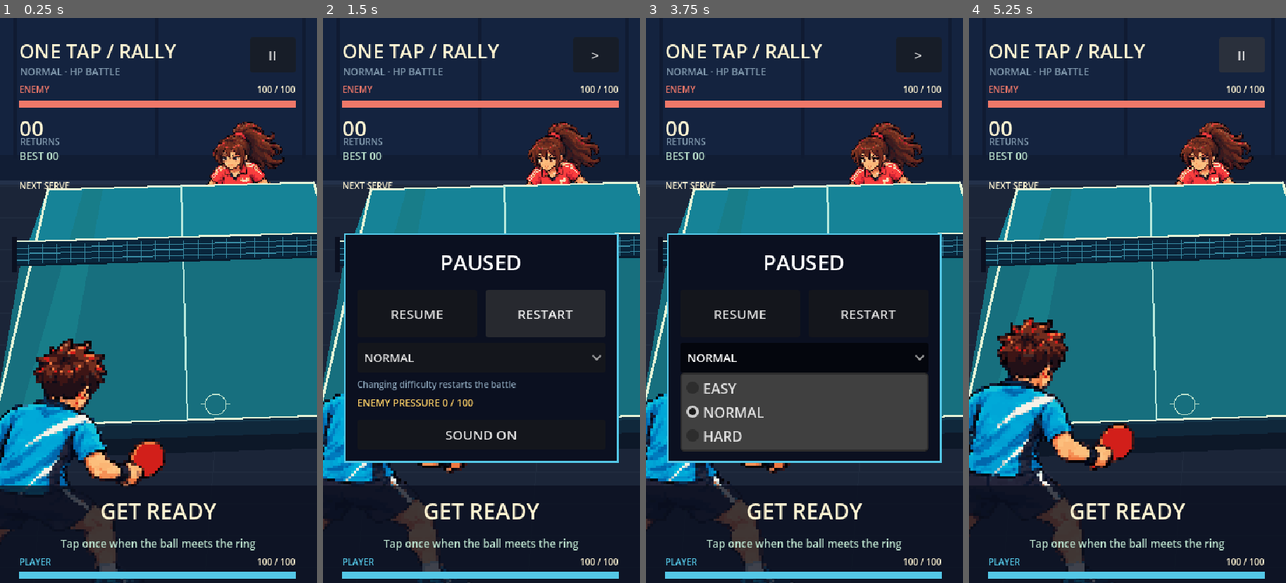
Above: before the commit, frames 1-4 (left to right).
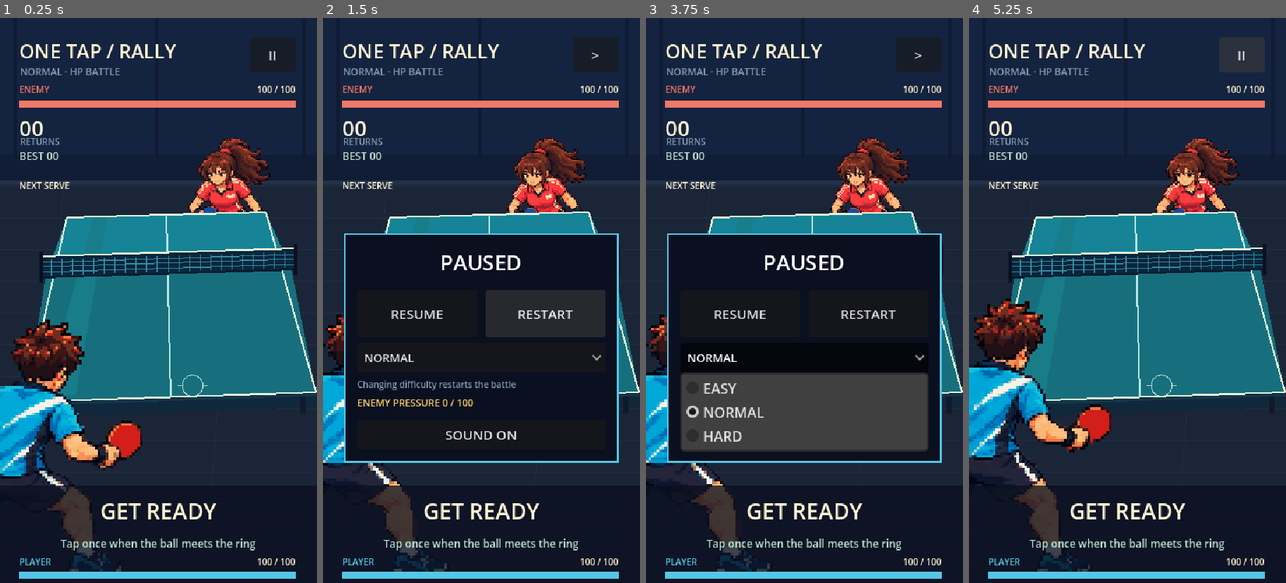
Above: after the commit, the same moments.

Repository: gy-kim-debug/project-table-tennis-battle
Game: Godot game, scene res://scenes/battle/battle.tscn
Same seed, same stepped clock (60 frames per second), same inputs: the game is played once before the commit and once after it.
Inputs:
- Up to frame 1 (0.25 s): no input
- Up to frame 2 (1.5 s): click "II" at 0.5 s; click "RESTART" at 1.25 s
- Up to frame 3 (3.75 s): click "RESTART" at 2 s; click "RESTART" at 2.75 s; click "NORMAL" at 3.5 s
- Up to frame 4 (5.25 s): click "NORMAL" at 4.25 s; click ">" at 5 s

The runs differ from the first frame. In frame 1, 28% of the frame differs, in the area x 0-100%, y 18-100%; in frame 2, 13%; in frame 3, 13%; in frame 4, 27%.

Commit message:
Shrink court and prepare layered character rendering

Diff:
--- a/assets/table/layout.json
+++ b/assets/table/layout.json
@@ -10,5 +10,7 @@
   "player_character": "player",
   "enemy_character": "enemy",
   "player_scale": 3,
-  "enemy_scale": 1.55
+  "enemy_scale": 1.55,
+  "court_scale": [0.75, 0.78],
+  "court_offset": [35, 75]
 }
--- a/resources/patterns/basic_return.tres
+++ b/resources/patterns/basic_return.tres
@@ -9,7 +9,7 @@
 incoming_seconds = 1.25
 return_seconds = 0.85
 bounce_fraction = 0.62
-start_point = Vector3(0, 0, 16)
+start_point = Vector3(0, 0, 40)
 hit_point = Vector3(0.15, 1, 16)
 arc_height = 34.0
 pattern_difficulty = 10.0
--- a/resources/patterns/fast_smash.tres
+++ b/resources/patterns/fast_smash.tres
@@ -9,7 +9,7 @@
 incoming_seconds = 0.7
 return_seconds = 0.65
 bounce_fraction = 0.72
-start_point = Vector3(0, 0, 16)
+start_point = Vector3(0, 0, 40)
 hit_point = Vector3(0.15, 1, 16)
 arc_height = 12.0
 pattern_difficulty = 85.0
--- a/resources/patterns/high_lob.tres
+++ b/resources/patterns/high_lob.tres
@@ -9,7 +9,7 @@
 incoming_seconds = 1.75
 return_seconds = 0.95
 bounce_fraction = 0.55
-start_point = Vector3(0, 0, 16)
+start_point = Vector3(0, 0, 40)
 hit_point = Vector3(0.15, 1, 16)
 arc_height = 80.0
 pattern_difficulty = 30.0
--- a/resources/patterns/low_drive.tres
+++ b/resources/patterns/low_drive.tres
@@ -9,7 +9,7 @@
 incoming_seconds = 0.9
 return_seconds = 0.7
 bounce_fraction = 0.7
-start_point = Vector3(0, 0, 16)
+start_point = Vector3(0, 0, 40)
 hit_point = Vector3(0.15, 1, 16)
 arc_height = 8.0
 pattern_difficulty = 65.0
--- a/resources/patterns/tempo_change.tres
+++ b/resources/patterns/tempo_change.tres
@@ -9,7 +9,7 @@
 incoming_seconds = 1.95
 return_seconds = 0.85
 bounce_fraction = 0.68
-start_point = Vector3(0, 0, 16)
+start_point = Vector3(0, 0, 40)
 hit_point = Vector3(0.15, 1, 16)
 arc_height = 26.0
 pattern_difficulty = 55.0
--- a/scripts/core/pattern_data.gd
+++ b/scripts/core/pattern_data.gd
@@ -9,7 +9,7 @@
 @export_range(0.3, 5.0) var incoming_seconds: float = 1.25
 @export_range(0.3, 5.0) var return_seconds: float = 0.85
 @export_range(0.1, 0.9) var bounce_fraction: float = 0.62
-@export var start_point: Vector3 = Vector3(0.0, 0.0, 16.0)
+@export var start_point: Vector3 = Vector3(0.0, 0.0, 40.0)
 @export var hit_point: Vector3 = Vector3(0.15, 1.0, 16.0)
 @export var arc_height: float = 34.0
 
--- a/scripts/presentation/character_animator.gd
+++ b/scripts/presentation/character_animator.gd
@@ -2,6 +2,7 @@
 
 # Presentation-only: frame selection follows the same paused game clock as the ball.
 var frames: SpriteFrames
+var front_frames: SpriteFrames
 var pivot: Vector2 = Vector2(64, 116)
 var racket_contact: Vector2 = Vector2(112, 52)
 var contact_frame: int = 3
@@ -11,10 +12,27 @@
 var hold_last: bool = false
 
 func configure(role: String) -> bool:
-	var path: String = "res://assets/characters/%s/frames.tres" % role
-	if not ResourceLoader.exists(path):
+	var root: String = "res://assets/characters/%s/" % role
+	var whole_path: String = root + "frames.tres"
+	var back_path: String = root + "body_back.tres"
+	var front_path: String = root + "arm_front.tres"
+	if not ResourceLoader.exists(whole_path) and not ResourceLoader.exists(back_path):
 		return false
-	frames = load(path) as SpriteFrames
+	frames = load(whole_path) as SpriteFrames if ResourceLoader.exists(whole_path) else null
+	front_frames = null
+	if ResourceLoader.exists(back_path) and ResourceLoader.exists(front_path):
+		var fallback: SpriteFrames = frames
+		frames = load(back_path) as SpriteFrames
+		var candidate: SpriteFrames = load(front_path) as SpriteFrames
+		if _matching_layer(candidate):
+			front_frames = candidate
+		else:
+			frames = fallback
+			push_warning("Ignored incompatible front-arm frames: " + front_path)
+	elif ResourceLoader.exists(back_path):
+		push_warning("Ignored body-back frames without an arm-front layer: " + back_path)
+	elif ResourceLoader.exists(front_path):
+		push_warning("Ignored arm-front frames without a body-back layer: " + front_path)
 	var metadata_path: String = "res://assets/characters/%s/manifest.json" % role
 	if FileAccess.file_exists(metadata_path):
 		var metadata: Variant = JSON.parse_string(FileAccess.get_file_as_string(metadata_path))
@@ -28,6 +46,20 @@
 
 func available() -> bool:
 	return frames != null and frames.has_animation(&"idle") and frames.has_animation(&"swing") and frames.has_animation(&"miss")
+
+func _matching_layer(candidate: SpriteFrames) -> bool:
+	if candidate == null or not available():
+		return false
+	for name in [&"idle", &"swing", &"miss"]:
+		if not candidate.has_animation(name) or candidate.get_frame_count(name) != frames.get_frame_count(name) or not is_equal_approx(candidate.get_animation_speed(name), frames.get_animation_speed(name)) or candidate.get_animation_loop(name) != frames.get_animation_loop(name):
+			return false
+		for frame in range(frames.get_frame_count(name)):
+			if not is_equal_approx(candidate.get_frame_duration(name, frame), frames.get_frame_duration(name, frame)):
+				return false
+	return true
+
+func has_front_layer() -> bool:
+	return front_frames != null
 
 func reset() -> void:
 	animation = &"idle"
@@ -78,3 +110,9 @@
 		return null
 	var index: int = index_at(now)
 	return frames.get_frame_texture(animation, index)
+
+func front_texture_at(now: float) -> Texture2D:
+	if not has_front_layer():
+		return null
+	var index: int = index_at(now)
+	return front_frames.get_frame_texture(animation, index)
--- a/scripts/presentation/court_view.gd
+++ b/scripts/presentation/court_view.gd
@@ -3,8 +3,6 @@
 const Animator = preload("res://scripts/presentation/character_animator.gd")
 const Rally = preload("res://scripts/core/rally_manager.gd")
 const BACKGROUND = preload("res://assets/backgrounds/background_main.png")
-const TABLE = preload("res://assets/table/table_main.png")
-const NET = preload("res://assets/table/table_net.png")
 const BALL = preload("res://assets/ball/ball_main.png")
 const SHADOW = preload("res://assets/ball/ball_shadow.png")
 const INK = Color("0b1020")
@@ -46,7 +44,16 @@
 	var center_y: float = lerpf(float(far[1]), float(near[1]), pow(depth, float(layout["depth_power"])))
 	var half_width: float = lerpf(float(layout["far_half_width"]), float(layout["near_half_width"]), depth)
 	var skew: float = lerpf(float(layout["far_skew"]), float(layout["near_skew"]), depth)
-	return Vector2(center_x + point.x * half_width, center_y + point.x * skew - (0.0 if ground else point.z))
+	var court_position: Vector2 = Vector2(center_x + point.x * half_width, center_y + point.x * skew - (0.0 if ground else point.z))
+	return _court_offset() + court_position * _court_scale()
+
+func _court_scale() -> Vector2:
+	var value: Array = layout["court_scale"]
+	return Vector2(float(value[0]), float(value[1]))
+
+func _court_offset() -> Vector2:
+	var value: Array = layout["court_offset"]
+	return Vector2(float(value[0]), float(value[1]))
 
 func _ready() -> void:
 	layout = JSON.parse_string(FileAccess.get_file_as_string("res://assets/table/layout.json"))
@@ -96,11 +103,12 @@
 	# The opponent stands behind the table. The table surface masks their lower
 	# body at its actual projected far edge; sprite sheets need no screen-y crop.
 	_character(_anchor(false), false, time_seconds - enemy_swing_at < 0.22)
-	draw_texture(TABLE, Vector2.ZERO)
+	_draw_table()
+	_character_front(_anchor(false), false)
 	if show_ball and ball.y < float(layout["net_depth"]):
 		_draw_trail()
 		_draw_ball()
-	draw_texture(NET, Vector2.ZERO)
+	_draw_net()
 	var hit: Vector2 = project_point(Vector3(0.15, 1, 16))
 	# A quiet fixed contact marker teaches timing without another control.
 	draw_arc(hit, 12, 0, TAU, 16, Color("b9dfcb"), 1, false)
@@ -110,6 +118,7 @@
 		var r: float = 3.0 + (time_seconds - bounce_at) * 45.0
 		draw_arc(bounce_position, r, 0, TAU, 12, Color("fff4d2"), 1)
 	_character(_anchor(true), true, time_seconds - swing_at < 0.22)
+	_character_front(_anchor(true), true)
 	if show_ball and ball.y >= float(layout["net_depth"]):
 		_draw_trail()
 		_draw_ball()
@@ -120,6 +129,52 @@
 	# A quiet HUD strip lets the lower HP read over the foreground player.
 	draw_rect(Rect2(0, 530, 360, 110), Color(0.043, 0.063, 0.125, 0.78))
 
+func _court_point(x: float, depth: float) -> Vector2:
+	return project_point(Vector3(x, depth, 0)).round()
+
+func _quad(a: Vector2, b: Vector2, c: Vector2, d: Vector2, color: Color) -> void:
+	draw_colored_polygon(PackedVector2Array([a, b, c, d]), color)
+
+func _draw_table() -> void:
+	var far_left: Vector2 = _court_point(-1.0, 0.0)
+	var far_right: Vector2 = _court_point(1.0, 0.0)
+	var near_left: Vector2 = _court_point(-1.0, 1.0)
+	var near_right: Vector2 = _court_point(1.0, 1.0)
+	# Geometry and moving ball share the same projection. The opaque surface
+	# occludes the opponent exactly at the far edge, at any court scale.
+	_quad(far_left, far_right, near_right, near_left, Color("0b1322"))
+	_quad(near_left, near_right, near_right + Vector2(0, 17), near_left + Vector2(0, 17), Color("10283b"))
+	for x in [-0.93, 0.93]:
+		var leg: Vector2 = _court_point(x, 0.94)
+		draw_rect(Rect2(leg + Vector2(-3, 5), Vector2(6, 38)), Color("101a2c"))
+	_quad(far_left, far_right, near_right, near_left, Color("146d7a"))
+	_quad(far_left, far_right, _court_point(1.0, 0.5), _court_point(-1.0, 0.5), Color("168397"))
+	_quad(_court_point(-1.0, 0.5), _court_point(1.0, 0.5), near_right, near_left, Color("176f7e"))
+	_quad(_court_point(-0.72, 0.03), _court_point(-0.58, 0.03), _court_point(-0.66, 0.98), _court_point(-0.87, 0.98), Color("187d89"))
+	for edge in [[far_left, far_right], [far_right, near_right], [near_right, near_left], [near_left, far_left]]:
+		draw_line(edge[0], edge[1], Color("e4f3d7"), 2.0, false)
+	draw_line(_court_point(0.0, 0.0), _court_point(0.0, 1.0), Color("b8e8dc"), 2.0, false)
+	draw_line(near_left + Vector2(0, 3), near_right + Vector2(0, 3), Color("14364b"), 3.0, false)
+
+func _draw_net() -> void:
+	var depth: float = float(layout["net_depth"])
+	var left: Vector2 = _court_point(-1.04, depth)
+	var right: Vector2 = _court_point(1.04, depth)
+	var top_left: Vector2 = left - Vector2(0, 24)
+	var top_right: Vector2 = right - Vector2(0, 24)
+	_quad(top_left, top_right, right, left, Color("09263c"))
+	for index in range(25):
+		var t: float = float(index) / 24.0
+		var top: Vector2 = top_left.lerp(top_right, t).round()
+		var bottom: Vector2 = left.lerp(right, t).round()
+		draw_line(top + Vector2(0, 4), bottom - Vector2(0, 2), Color("388ba3"), 1.0, false)
+	for fraction in [0.28, 0.52, 0.76]:
+		draw_line(top_left.lerp(left, fraction).round(), top_right.lerp(right, fraction).round(), Color("388ba3"), 1.0, false)
+	draw_line(top_left, top_right, Color("e4f3d7"), 2.0, false)
+	draw_line(left, right, Color("081b2d"), 2.0, false)
+	draw_line(top_left - Vector2(0, 5), left + Vector2(0, 6), INK, 4.0, false)
+	draw_line(top_right - Vector2(0, 5), right + Vector2(0, 6), INK, 4.0, false)
+
 func _draw_trail() -> void:
 	for index in range(trail_points.size()):
 		var size: float = float(4 - index)
@@ -176,17 +231,7 @@
 		color = Color("fff4d2")
 	var actor: RefCounted = player_actor if player else enemy_actor
 	if actor.available():
-		var tint: Color = Color("ff9380") if time_seconds - hit_at < 0.25 and int((time_seconds - hit_at) * 30.0) % 2 == 0 else Color.WHITE
-		if winner_side >= 0 and (0 if player else 1) != winner_side:
-			tint = Color(0.55, 0.62, 0.72)
-		if time_seconds - hit_at < 0.25:
-			feet.x += 4.0 if int((time_seconds - hit_at) * 30.0) % 2 == 0 else -4.0
-		var scale_factor: float = float(layout["player_scale"] if player else layout["enemy_scale"])
-		var top_left: Vector2 = (feet - actor.pivot * scale_factor).round()
-		if player:
-			draw_texture_rect(actor.texture_at(time_seconds), Rect2(top_left, Vector2.ONE * 128.0 * scale_factor), false, tint)
-		else:
-			draw_texture_rect(actor.texture_at(time_seconds), Rect2(top_left, Vector2.ONE * 128.0 * scale_factor), false, tint)
+		_draw_character_texture(feet, player, actor.texture_at(time_seconds))
 		return
 	draw_rect(Rect2(feet + Vector2(-19, -2), Vector2(38, 6)), INK)
 	draw_rect(Rect2(feet + Vector2(-14, -20), Vector2(11, 20)), Color("26344b"))
@@ -207,6 +252,25 @@
 	draw_rect(Rect2(hand + Vector2(6, -22), Vector2(17, 17)), INK)
 	draw_rect(Rect2(hand + Vector2(8, -20), Vector2(13, 13)), Color("ef7869") if player else Color("54c7e6"))
 
+func _character_front(feet: Vector2, player: bool) -> void:
+	var actor: RefCounted = player_actor if player else enemy_actor
+	if actor.has_front_layer():
+		_draw_character_texture(feet, player, actor.front_texture_at(time_seconds))
+
+func _draw_character_texture(feet: Vector2, player: bool, texture: Texture2D) -> void:
+	if texture == null:
+		return
+	var actor: RefCounted = player_actor if player else enemy_actor
+	var hit_at: float = player_hit_at if player else enemy_hit_at
+	var tint: Color = Color("ff9380") if time_seconds - hit_at < 0.25 and int((time_seconds - hit_at) * 30.0) % 2 == 0 else Color.WHITE
+	if winner_side >= 0 and (0 if player else 1) != winner_side:
+		tint = Color(0.55, 0.62, 0.72)
+	if time_seconds - hit_at < 0.25:
+		feet.x += 4.0 if int((time_seconds - hit_at) * 30.0) % 2 == 0 else -4.0
+	var scale_factor: float = float(layout["player_scale"] if player else layout["enemy_scale"])
+	var top_left: Vector2 = (feet - actor.pivot * scale_factor).round()
+	draw_texture_rect(texture, Rect2(top_left, Vector2.ONE * 128.0 * scale_factor), false, tint)
+
 func show_damage(side: int, amount: int, now: float) -> void:
 	if side == 0:
 		player_hit_at = now
--- a/tests/character_render_smoke.gd
+++ b/tests/character_render_smoke.gd
@@ -2,7 +2,6 @@
 
 const Scene = preload("res://scenes/battle/battle.tscn")
 const Fixture = preload("res://tests/fixtures/defense_ai.gd")
-const TABLE = preload("res://assets/table/table_main.png")
 var battle: Node
 var output: String = "user://character-smoke"
 
@@ -48,10 +47,28 @@
 	await capture("character-idle")
 	# The opaque table surface must hide the opponent's lower body. Previously
 	# a fixed y=208 crop left red sprite pixels on top of this surface.
-	var cover_point: Vector2i = Vector2i(250, 205)
+	var cover_point: Vector2i = Vector2i(250, 235)
 	var rendered: Color = root.get_texture().get_image().get_pixelv(cover_point)
-	var table_color: Color = TABLE.get_image().get_pixelv(cover_point)
-	assert(rendered.is_equal_approx(table_color))
+	assert(rendered.is_equal_approx(Color("168397")))
+	var front: SpriteFrames = SpriteFrames.new()
+	front.remove_animation(&"default")
+	for entry in [[&"idle", 4, 4.0], [&"swing", 6, 20.0], [&"miss", 4, 10.0]]:
+		front.add_animation(entry[0])
+		front.set_animation_speed(entry[0], entry[2])
+		for frame in range(entry[1]):
+			var layer_image: Image = Image.create_empty(128, 128, false, Image.FORMAT_RGBA8)
+			layer_image.fill(Color.TRANSPARENT)
+			layer_image.fill_rect(Rect2i(31, 80, 6, 6), Color("54c7e6"))
+			front.add_frame(entry[0], ImageTexture.create_from_image(layer_image))
+	battle.court.enemy_actor.front_frames = front
+	battle.court.queue_redraw()
+	await RenderingServer.frame_post_draw
+	var arm_scale: float = float(battle.court.layout["enemy_scale"])
+	var arm_top_left: Vector2 = (battle.court._anchor(false) - battle.court.enemy_actor.pivot * arm_scale).round()
+	var arm_sample: Vector2i = Vector2i((arm_top_left + Vector2(34, 83) * arm_scale).round())
+	assert(root.get_texture().get_image().get_pixelv(arm_sample).is_equal_approx(Color("54c7e6")))
+	battle.court.enemy_actor.front_frames = null
+	battle.court.queue_redraw()
 	await at_time(start + 800000)
 	var target: int = battle.rally.target_us
 	await at_time(target - 120000)
@@ -64,7 +81,7 @@
 	var contact: Vector2 = battle.court._anchor(true) + (battle.court.player_actor.racket_contact - battle.court.player_actor.pivot) * scale_factor
 	assert(contact.distance_to(battle.court.player_contact) < 0.001)
 	assert(battle.court.project_point(Vector3(-1, 0, 0)).y < battle.court.project_point(Vector3(-1, 1, 0)).y)
-	assert(battle.court.project_point(Vector3(-1, 1, 0)).x < 0.0)
+	assert(battle.court.project_point(Vector3(-1, 1, 0)).x > 0.0)
 	assert(battle.court.player_contact.x > battle.court.project_point(Vector3(0, 1, 0)).x)
 	await capture("character-contact")
 	await at_time(target + 100000)
--- a/tests/character_tests.gd
+++ b/tests/character_tests.gd
@@ -14,8 +14,12 @@
 			frames.add_frame(entry[0], ImageTexture.create_from_image(image))
 	var actor: RefCounted = Animator.new()
 	actor.frames = frames
+	check.call(not actor.has_front_layer(), "legacy whole-character frames work without a front-arm layer")
+	actor.front_frames = frames
+	check.call(actor.has_front_layer() and actor.front_texture_at(0.5) == frames.get_frame_texture(&"idle", 2), "optional front arm uses the same idle frame")
 	check.call(actor.index_at(0.0) == 0 and actor.index_at(0.5) == 2, "idle animation advances with game time")
 	actor.swing_at(1.0)
+	check.call(actor.front_texture_at(1.0) == frames.get_frame_texture(&"swing", 3), "front arm shares logical swing contact frame")
 	check.call(actor.index_at(0.85) == 0, "swing begins before contact")
 	check.call(actor.index_at(1.0) == 3, "swing contact pose matches logical contact time")
 	var frozen: int = actor.index_at(1.05)
--- a/tests/run_tests.gd
+++ b/tests/run_tests.gd
@@ -272,8 +272,8 @@
 	var near_left: Vector2 = battle.court.project_point(Vector3(-1, 1, 0))
 	var near_right: Vector2 = battle.court.project_point(Vector3(1, 1, 0))
 	check(far_left.x > 0 and far_right.x < 360, "far table edge fits behind opponent")
-	check(near_left.x < 0 and near_right.x > 360, "near table edge fills portrait width")
-	check(near_left.y > far_left.y + 250, "rear view gives the table visible depth")
+	check(near_left.x > 20 and near_left.x < 50 and near_right.x > 340 and near_right.x <= 360, "smaller near table fits inside portrait width")
+	check(near_left.y > far_left.y + 200, "rear view keeps the smaller table readable")
 	check(battle.court.project_point(Vector3(0, 0.5, 0)).y > 240 and battle.court.project_point(Vector3(0, 0.5, 0)).y < 310, "net falls between players")
 	check(battle.court.player_contact.x > 200 and battle.court.player_contact.y > 400, "racket contact stays in near foreground")
 	fixture.grade = Judge.Grade.MISS
Binary file added: docs/previews/opponent-swing.png
Binary file changed: docs/previews/phase5-damage.png
Binary file changed: docs/previews/phase5-perfect-contact.png
Binary file changed: docs/previews/phase5-smash-incoming.png
Binary file changed: docs/previews/phase5-victory.png
Binary file changed: docs/previews/rear-court-game.png
Binary file changed: docs/previews/rear-court-idle.png
Not shown, changed: README.md
Not shown, changed: docs/ARCHITECTURE.md
Not shown, changed: docs/ASSET_SPEC.md
Not shown, changed: docs/GAME_DESIGN.md
Not shown, changed: docs/GRAPHICS_CONTRACT.md
(and 3 more such lines)
